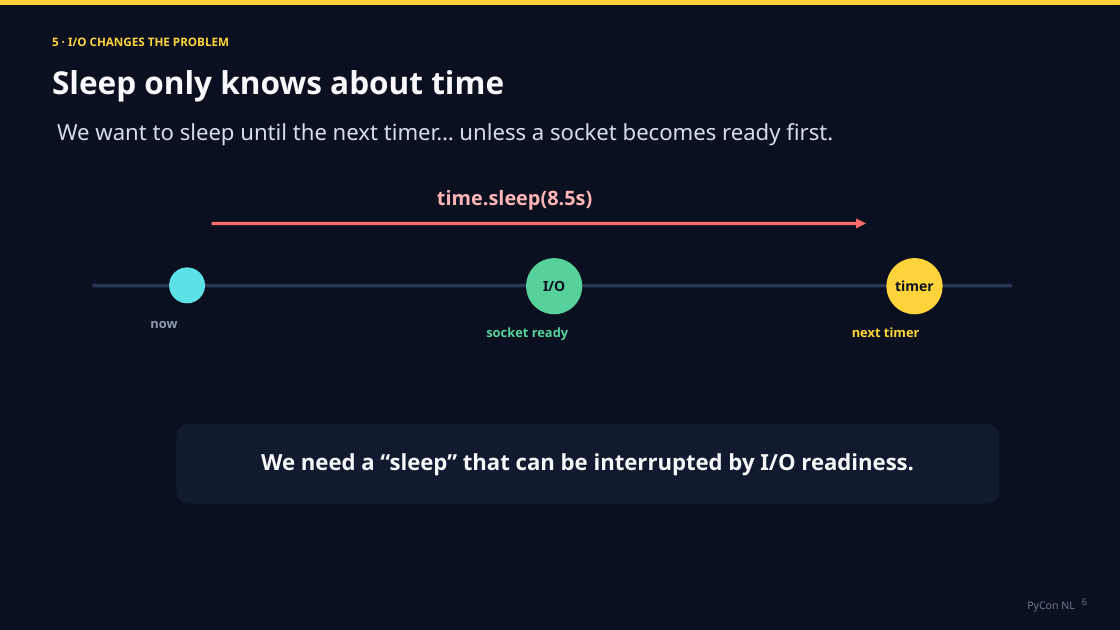
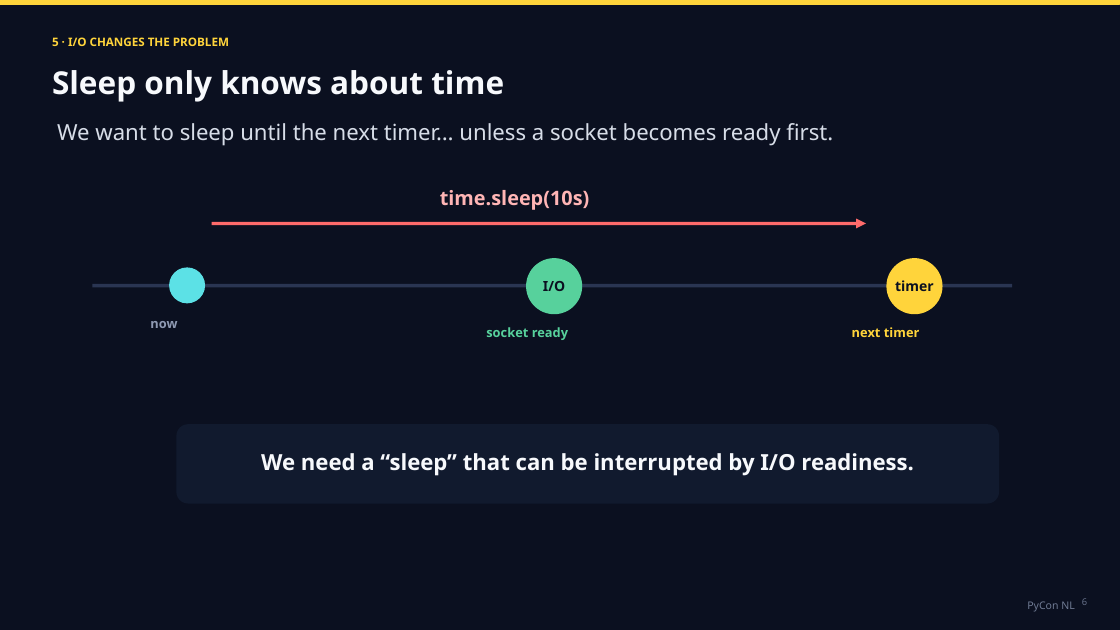
Before and after one commit to tarasko/eduloop, a slide deck: slide 7 of slides/TarasKozlov_AsyncioLoop.pptx (slide 8 before the commit). Drawn at 1120x630 pixels with LibreOffice and Linux fonts; fonts in the diff are those of the drawing. Boxes give left, top, right and bottom in pixels: in the first picture for what was removed or moved away, otherwise in the second. Text is boxed around its words. In the diff, an @@ line names an element or a change of style, - is before the commit and + after.

```diff
--- a/slides/TarasKozlov_AsyncioLoop.pptx
+++ b/slides/TarasKozlov_AsyncioLoop.pptx
@@ text at bbox=[440, 190, 590, 210]: text changed @@
-time.sleep(8.5s)
+time.sleep(10s)
```
Also in this commit, not shown: 9 other slides changed, 4 slides removed.
